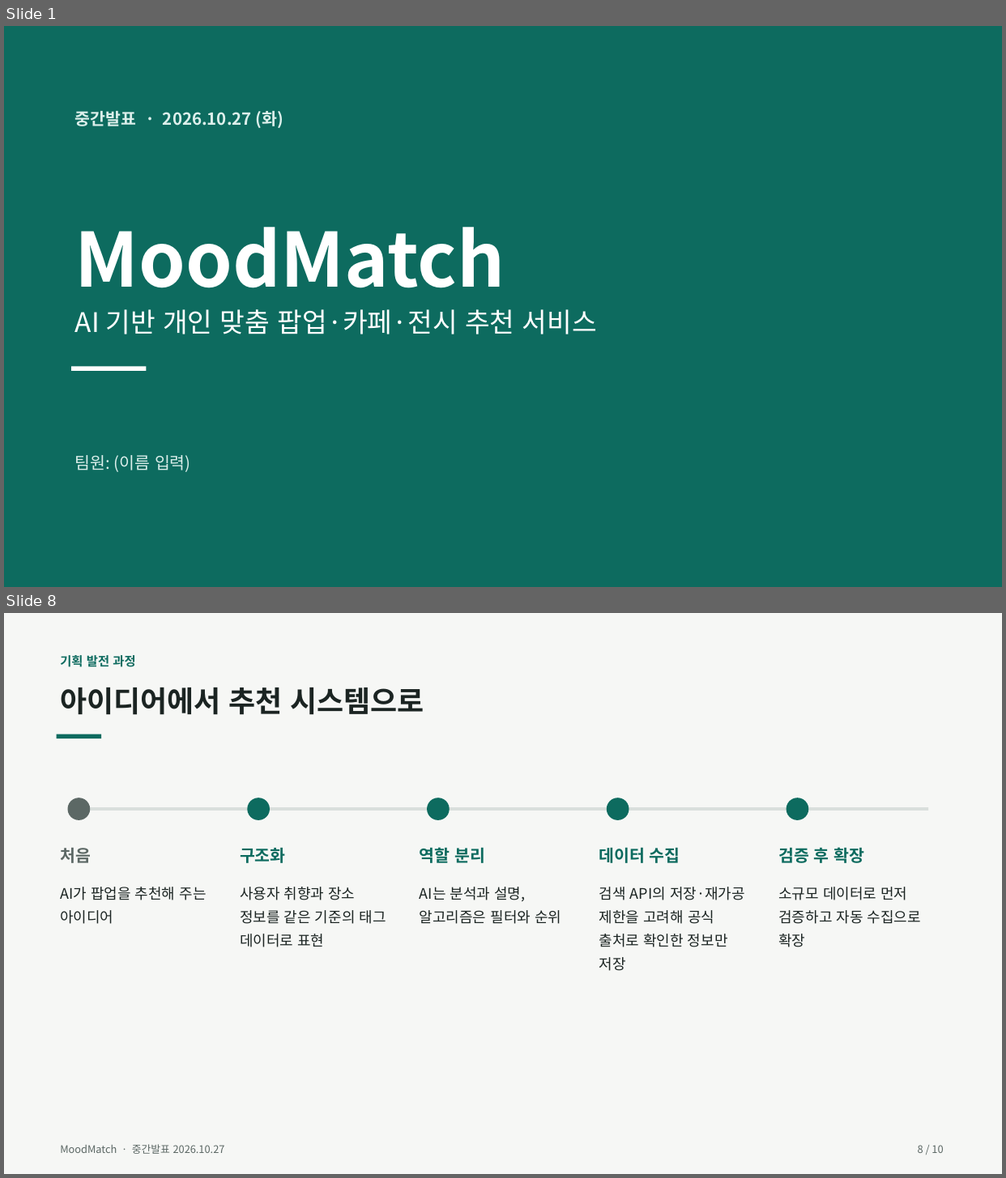
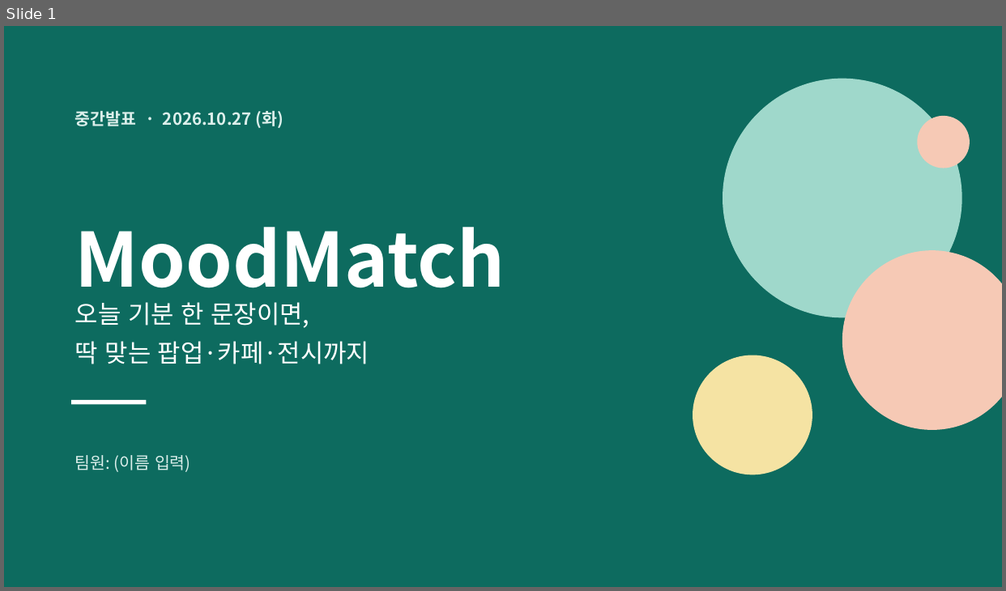
Before and after one commit to junwoo906/MoodMatch, a slide deck: docs/MoodMatch_중간발표.pptx. Shown one above the other, each under a label of ours: slides 1 and 8 before the commit, slide 1 after it; the slides between them are not shown. The pictures are 1006x1178 and 1006x591 pixels, drawn with LibreOffice and Linux fonts; fonts in the diff are those of the drawing. Boxes give left, top, right and bottom in pixels: in the first picture for what was removed or moved away, otherwise in the second. Text is boxed around its words. In the diff, an @@ line names an element or a change of style, - is before the commit and + after.

```diff
--- a/docs/MoodMatch_중간발표.pptx
+++ b/docs/MoodMatch_중간발표.pptx
@@ slide 8 removed at [4,613,1002,1174], background #F6F7F5 @@
@@ text removed at [60,655,135,667] @@
-기획 발전 과정
@@ text removed at [60,688,424,715] @@
-아이디어에서 추천 시스템으로
@@ rectangle removed at [57,735,101,739] @@
@@ ellipse removed at [68,798,90,820] @@
@@ ellipse removed at [247,798,270,820] @@
@@ ellipse removed at [427,798,450,820] @@
@@ ellipse removed at [607,798,629,820] @@
@@ ellipse removed at [786,798,809,820] @@
@@ rectangle removed at [75,807,928,811] @@
@@ text removed at [60,848,91,863] @@
-처음
@@ text removed at [240,848,286,863] @@
-구조화
@@ text removed at [420,847,485,863] @@
-역할 분리
@@ text removed at [599,847,680,863] @@
-데이터 수집
@@ text removed at [778,847,864,863] @@
-검증 후 확장
@@ text removed at [60,887,206,924] @@
-AI가 팝업을 추천해 주는 아이디어
@@ text removed at [240,887,386,948] @@
-사용자 취향과 장소 정보를 같은 기준의 태그 데이터로 표현
@@ text removed at [420,887,561,924] @@
-AI는 분석과 설명, 알고리즘은 필터와 순위
@@ text removed at [599,887,745,971] @@
-검색 API의 저장·재가공 제한을 고려해 공식 출처로 확인한 정보만 저장
@@ text removed at [778,887,921,948] @@
-소규모 데이터로 먼저 검증하고 자동 수집으로 확장
@@ text removed at [60,1144,225,1154] @@
-MoodMatch · 중간발표 2026.10.27
@@ text removed at [918,1145,943,1153] @@
-8 / 10
@@ slide 1 changed as well @@
@@ ellipse added at [722,79,962,318], fill #9FD8CB @@
@@ ellipse added at [918,116,970,169], fill #F6C9B5 @@
@@ ellipse added at [842,250,1002,430], fill #F6C9B5 @@
@@ text at [75,302,369,365]: text changed; size 26 to 24 pt @@
-AI 기반 개인 맞춤 팝업·카페·전시 추천 서비스
+오늘 기분 한 문장이면,
+딱 맞는 팝업·카페·전시까지
@@ ellipse added at [692,356,812,476], fill #F5E3A3 @@
@@ rectangle: place and size @@
-rectangle at [71,367,147,371]
+rectangle at [71,400,147,405]
```
Also in this commit, not shown: 6 other slides changed, 2 slides added, 2 other slides removed, 4 other files.
